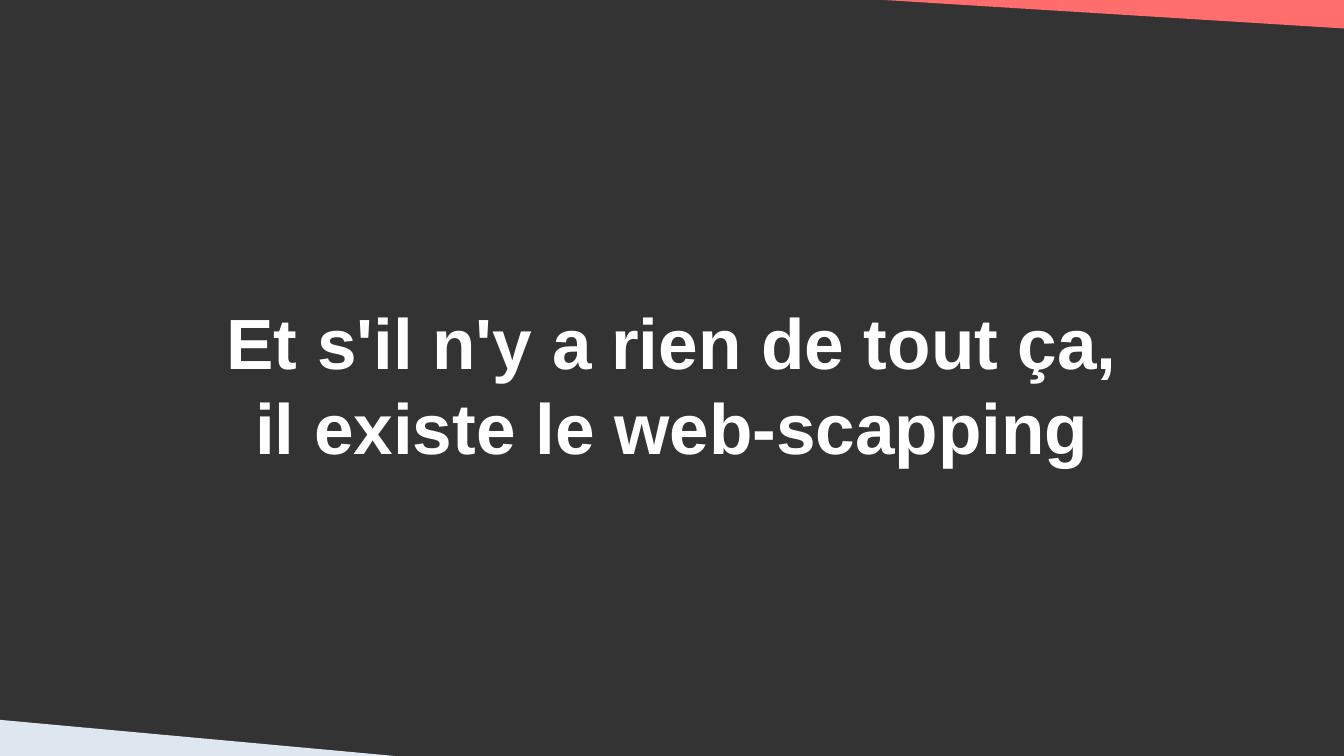
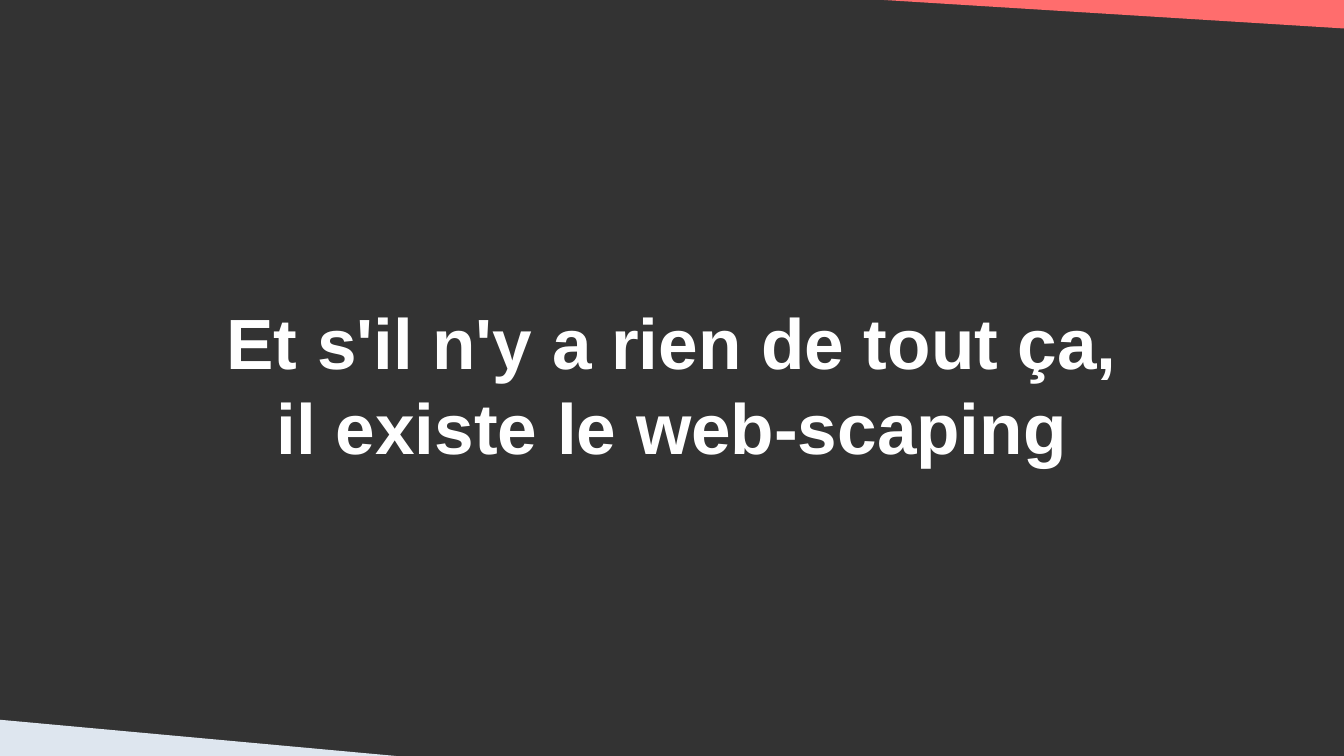
Before and after one commit to DanYellow/cours, a slide deck: slide 5 of data-journalisme-s4/travaux-pratiques/numero-2/presentation.odp. Drawn at 1344x756 pixels with LibreOffice and Linux fonts; fonts in the diff are those of the drawing. Boxes give left, top, right and bottom in pixels: in the first picture for what was removed or moved away, otherwise in the second. Text is boxed around its words. In the diff, an @@ line names an element or a change of style, - is before the commit and + after.

```diff
--- a/data-journalisme-s4/travaux-pratiques/numero-2/presentation.odp
+++ b/data-journalisme-s4/travaux-pratiques/numero-2/presentation.odp
@@ title at [226, 317, 1117, 468]: text changed @@
-Et s'il n'y a rien de tout ça,
-il existe le web-scapping
+Et s'il n'y a rien de tout ça,
+il existe le web-scaping
```
Also in this commit, not shown: 3 other slides changed, 7 other files.
